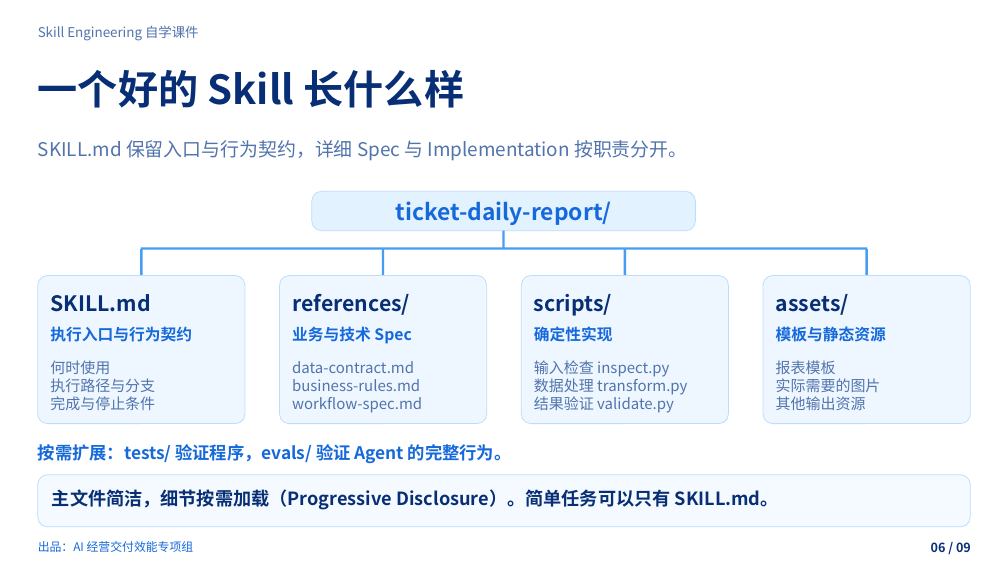
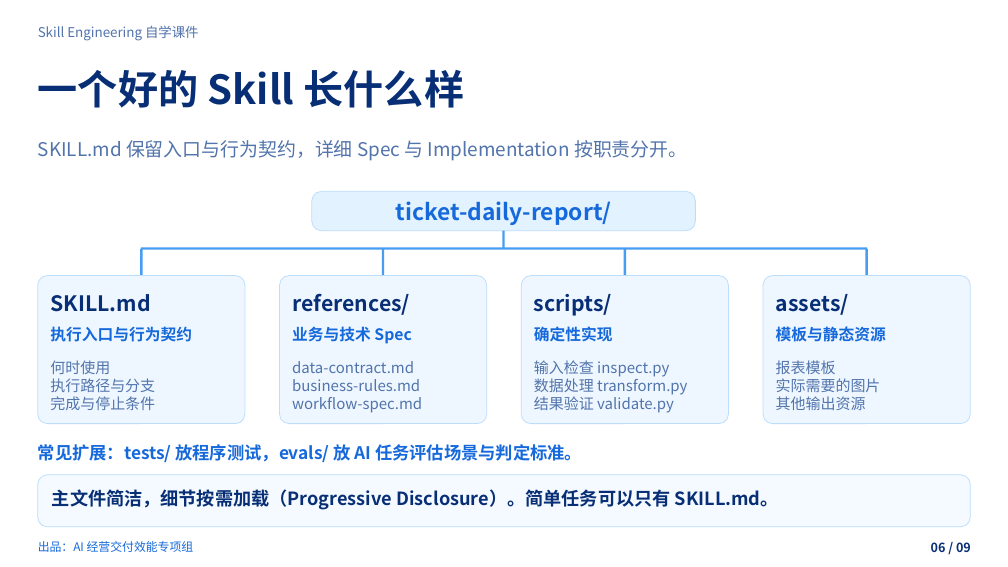
Before and after one commit to zhangjian0410/skill-engineering-guide, a slide deck: slide 6 of dist/downloads/skill-engineering.pptx. Drawn at 1008x567 pixels with LibreOffice and Linux fonts; fonts in the diff are those of the drawing; background and template pictures are left out. Boxes give left, top, right and bottom in pixels: in the first picture for what was removed or moved away, otherwise in the second. Text is boxed around its words. In the diff, an @@ line names an element or a change of style, - is before the commit and + after.

```diff
--- a/dist/downloads/skill-engineering.pptx
+++ b/dist/downloads/skill-engineering.pptx
@@ text at box(38, 444, 582, 462): text changed @@
-按需扩展：tests/ 验证程序，evals/ 验证 Agent 的完整行为。
+常见扩展：tests/ 放程序测试，evals/ 放 AI 任务评估场景与判定标准。
```
Also in this commit, not shown: 3 other slides changed, 13 other files.
